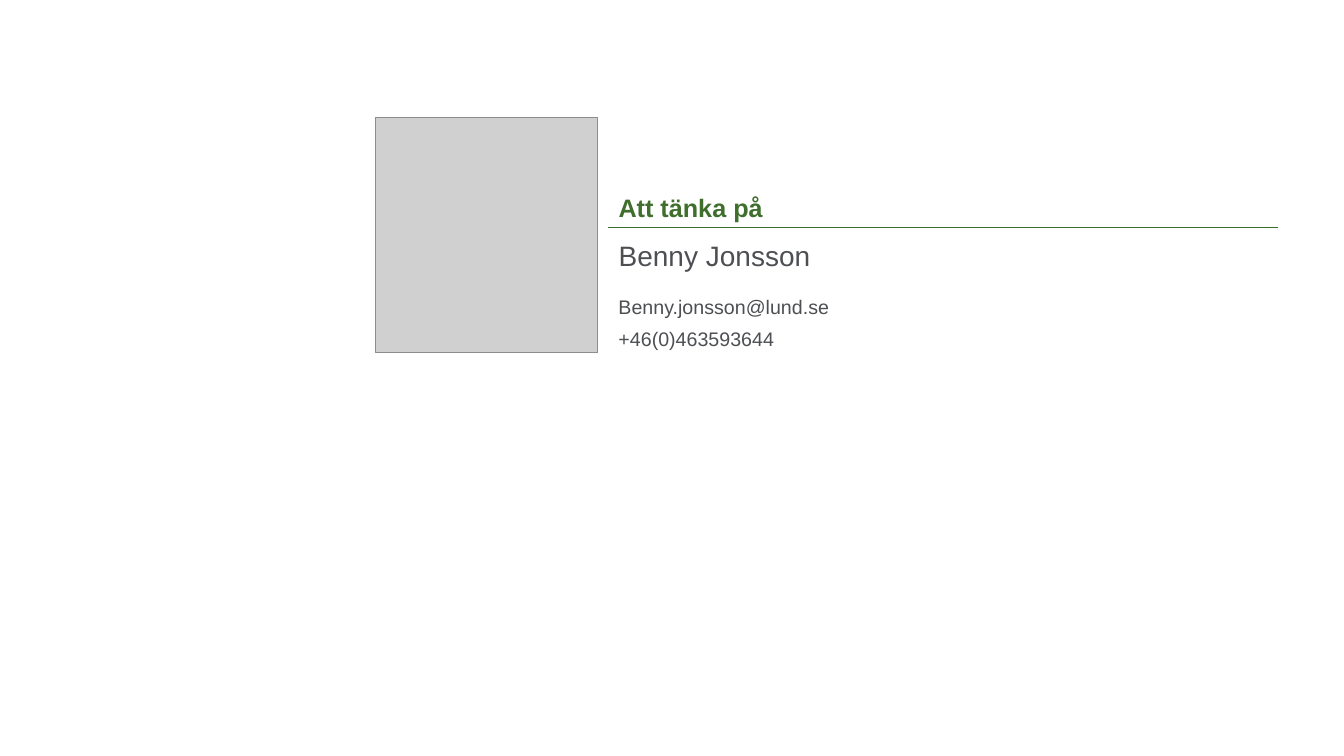
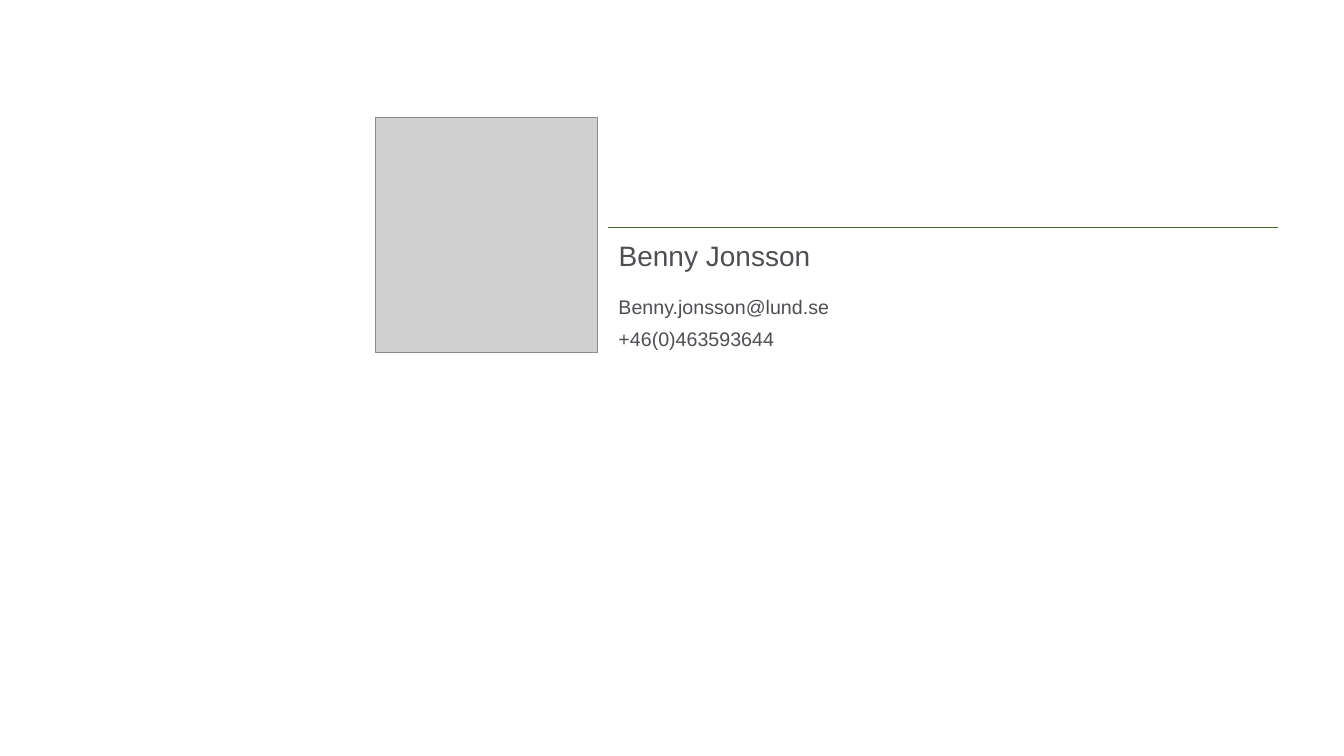
Before and after one commit to lundopendata/relativnarhet, a slide deck: slide 23 of RelativNarhetKartdagarna2018.pptx (slide 20 before the commit). Drawn at 1344x756 pixels with LibreOffice and Linux fonts; fonts in the diff are those of the drawing; grey boxes stand for pictures; background and template pictures are left out. Boxes give left, top, right and bottom in pixels: in the first picture for what was removed or moved away, otherwise in the second. Text is boxed around its words. In the diff, an @@ line names an element or a change of style, - is before the commit and + after.

```diff
--- a/RelativNarhetKartdagarna2018.pptx
+++ b/RelativNarhetKartdagarna2018.pptx
@@ title removed at [619,197,762,223] @@
-Att tänka på
```
Also in this commit, not shown: 1 other slide changed, 3 slides added.
